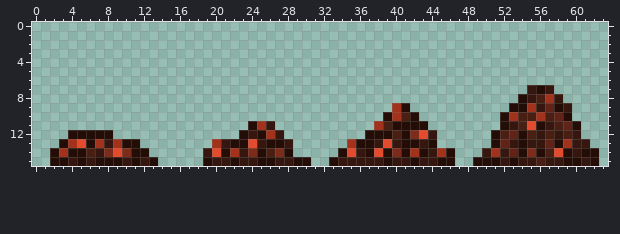
Pixel-art sprite -- content/Entities/Resources/resource.meat.png. The first picture shows the starting point.
The file is 64x16 pixels.
Once edited:
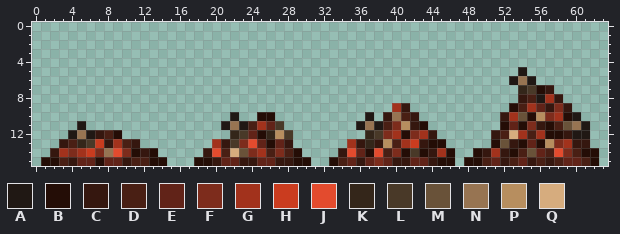
Palette (. is transparent): A #201814  B #240d06  C #35170f  D #491f14  E #612318  F #7d2c1c  G #a2321c  H #ca3c1f  J #e34b2e  K #34261a  L #493928  M #695239  N #977452  P #b78e5f  Q #d6ac7e
Edits made:
@@ x 0..63 @@
  4 ................................................................
- 5 ................................................................
- 6 ................................................................
- 7 .......................................................CBC......
- 8 ......................................................BCDGC.....
- 9 ........................................GB...........BBGCEBC....
-10 .......................................BGDB.........BGDDGDEB....
-11 ........................BGC...........GDBBBB........BCDJBCDEB...
-12 ....BBBBB..............BCBGC.........BBBDBFJC......BDEBDCDCDC...
-13 ...BGJBGCGBB........GCBBJCBBC......GBBCJCBBCB......BECBCCEBGCC..
-14 ..BGBBDCFJFBB......CJBGCFBDFB.....BJCBJBFBGBCGB...CGCEBFBDJBCBB.
-15 ..BBCBCBBBCBCB.....BCCBCCBBCCBB..BCCCCCBCCBCCBB..BBBCBCCDCCBBCB.
+ 5 ......................................................A.........
+ 6 .....................................................ANA........
+ 7 ......................................................KLBC......
+ 8 ......................................................CDAGC.....
+ 9 ........................................GC...........BDGECFC....
+10 ......................A..BB..........A.CNDC.........CGMBPFGBA...
+11 .....A...............ANADGEL........ANADFPCB........BEBFCBDMNA..
+12 ....ANACDB............KLEBKPL........KLFGBFGC......CDQGDGBBCAA..
+13 ...CDKLHCGDC........GCLFJEBEC......GCKCPDGHCBB.....BMCBEBPFGCC..
+14 ..CGFGHFNJFBCB.....CJDQMFGDFDB....CJEBJDFBLBCGB..BCGCBDMEDJFDBB.
+15 .BBDCEEBEECDDBB...BBCEECCEECCBB..BDECEFECCEECBB.BBDECDECDCDEEDB.
